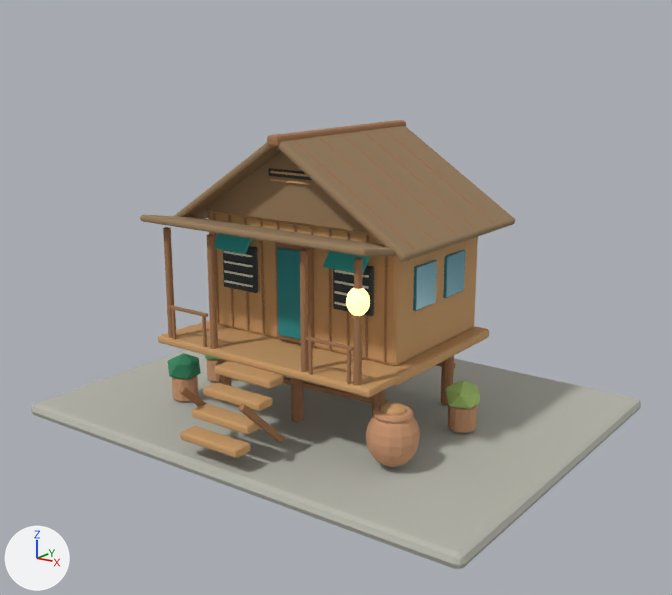
The Blender file assets/kampong-house-v2.blend: old version first, new version second.
Before and after are seen from a 50 mm camera at (11.82, -16.2, 7.89) aimed at (0.18, -0.34, 2.53). Lighting does not change. The marker at lower left points along +X, +Y and +Z. The picture after the commit comes second.

In view in the first picture: 'Ground', 'KAMPONG HOUSE · Attap thatch', 'KAMPONG HOUSE · Chalk', 'KAMPONG HOUSE · Deep teal', 'KAMPONG HOUSE · Fired clay', 'KAMPONG HOUSE · Graphic glass', 'KAMPONG HOUSE · Ink', 'KAMPONG HOUSE · Plant deep', 'KAMPONG HOUSE · Plant lime', 'KAMPONG HOUSE · Plant mid', 'KAMPONG HOUSE · Sun timber', 'KAMPONG HOUSE · Timber', 'KAMPONG HOUSE · Weathered teal', 'KAMPONG HOUSE · Window warm'.
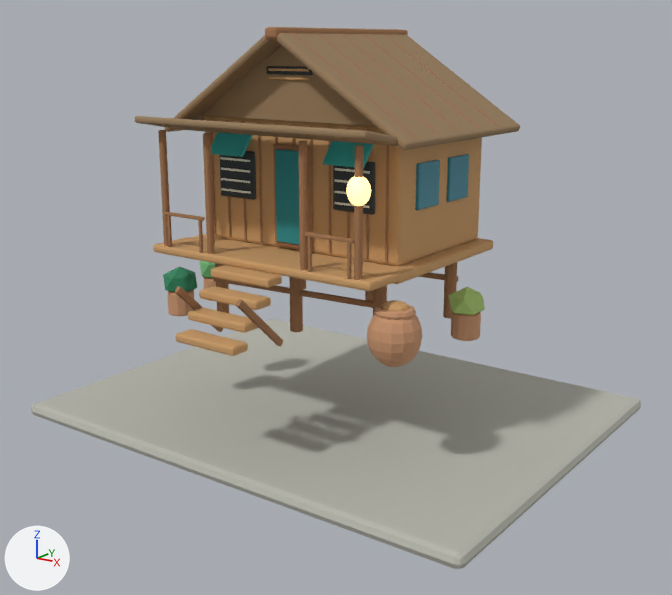
The change, as a list of edits to the scene's bpy script:
```text
Change ob_kampong_house___ink:
    ob_kampong_house___ink.location: (0.0, -1.62, 5.35) -> (0.0, -1.62, 7.376)
Change ob_kampong_house___attap_thatch:
    ob_kampong_house___attap_thatch.location: (-1.55, 0.15, 5.05) -> (-1.55, 0.15, 7.076)
Change ob_kampong_house___timber:
    ob_kampong_house___timber.location: (-1.55, -1.7, 5.12) -> (-1.55, -1.7, 7.146)
Change ob_kampong_house___deep_teal:
    ob_kampong_house___deep_teal.location: (0.0, -1.62, 2.85) -> (0.0, -1.62, 4.876)
Change ob_kampong_house___weathered_teal:
    ob_kampong_house___weathered_teal.location: (-1.5, -1.75, 3.85) -> (-1.5, -1.75, 5.876)
Change ob_kampong_house___chalk:
    ob_kampong_house___chalk.location: (-1.5, -1.62, 2.85) -> (-1.5, -1.62, 4.876)
Change ob_kampong_house___graphic_glass:
    ob_kampong_house___graphic_glass.location: (-2.52, -0.5, 3.2) -> (-2.52, -0.5, 5.226)
Change ob_kampong_house___sun_timber:
    ob_kampong_house___sun_timber.location: (0.0, -3.05, 1.5) -> (0.0, -3.05, 3.526)
Change ob_kampong_house___fired_clay:
    ob_kampong_house___fired_clay.location: (2.9, -2.2, 0.62) -> (2.9, -2.2, 2.646)
Change ob_kampong_house___plant_deep:
    ob_kampong_house___plant_deep.location: (-2.9, -2.0, 0.75) -> (-2.9, -2.0, 2.776)
Change ob_kampong_house___plant_mid:
    ob_kampong_house___plant_mid.location: (-3.15, -0.6, 0.75) -> (-3.15, -0.6, 2.776)
Change ob_kampong_house___plant_lime:
    ob_kampong_house___plant_lime.location: (3.1, 0.2, 0.75) -> (3.1, 0.2, 2.776)
Change ob_kampong_house___window_warm:
    ob_kampong_house___window_warm.location: (2.45, -2.75, 3.35) -> (2.45, -2.75, 5.376)
```

Location of each change, [x1, y1, x2, y2] in pixels of the pictures (672 x 595 px):
'KAMPONG HOUSE · Sun timber', moved
    before: [158, 171, 489, 458]
    after: [153, 68, 493, 356]
'KAMPONG HOUSE · Attap thatch', moved
    before: [140, 125, 516, 262]
    after: [135, 33, 520, 150]
'KAMPONG HOUSE · Timber', moved
    before: [163, 120, 494, 443]
    after: [158, 27, 499, 346]
'KAMPONG HOUSE · Fired clay', moved
    before: [172, 359, 477, 467]
    after: [168, 277, 481, 367]
'KAMPONG HOUSE · Ink', moved
    before: [223, 168, 374, 316]
    after: [220, 66, 375, 215]
'KAMPONG HOUSE · Deep teal', moved
    before: [277, 247, 301, 340]
    after: [275, 149, 300, 245]
'KAMPONG HOUSE · Graphic glass', moved
    before: [413, 250, 466, 311]
    after: [415, 154, 469, 210]
'KAMPONG HOUSE · Weathered teal', moved
    before: [214, 233, 370, 274]
    after: [211, 133, 374, 168]
'KAMPONG HOUSE · Plant lime', moved
    before: [446, 380, 481, 409]
    after: [448, 287, 485, 315]
'KAMPONG HOUSE · Plant deep', moved
    before: [168, 353, 201, 379]
    after: [163, 266, 197, 292]
'KAMPONG HOUSE · Window warm', moved
    before: [346, 288, 370, 316]
    after: [346, 176, 371, 206]
'KAMPONG HOUSE · Chalk', moved
    before: [223, 251, 369, 306]
    after: [220, 157, 370, 208]
'KAMPONG HOUSE · Plant mid', moved (mostly hidden before)
    before: [204, 355, 219, 360]
    after: [200, 261, 216, 278]
